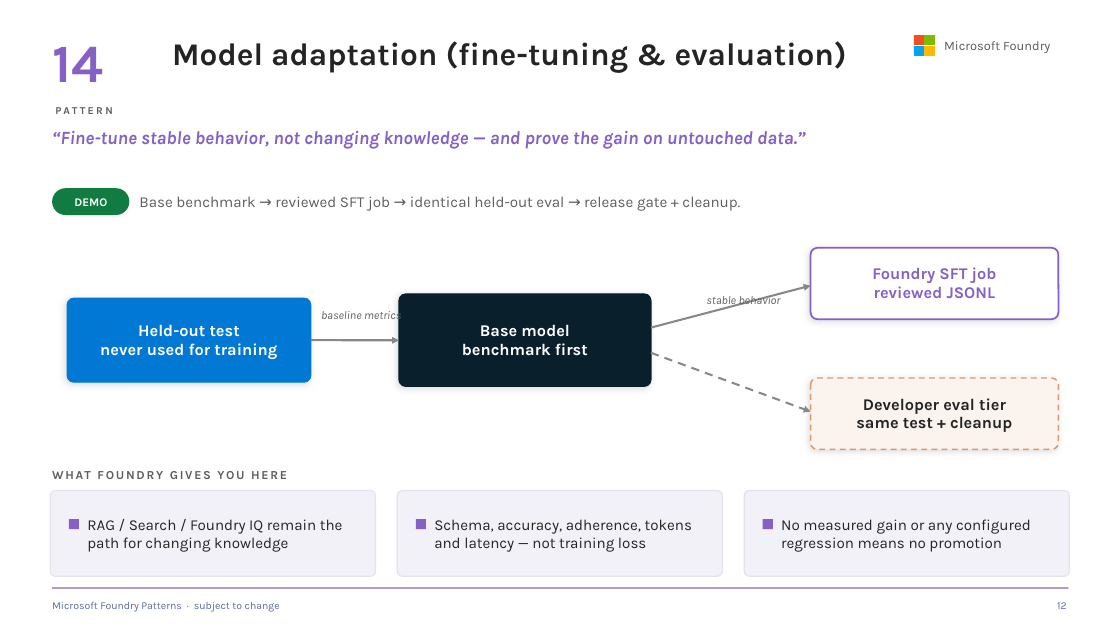
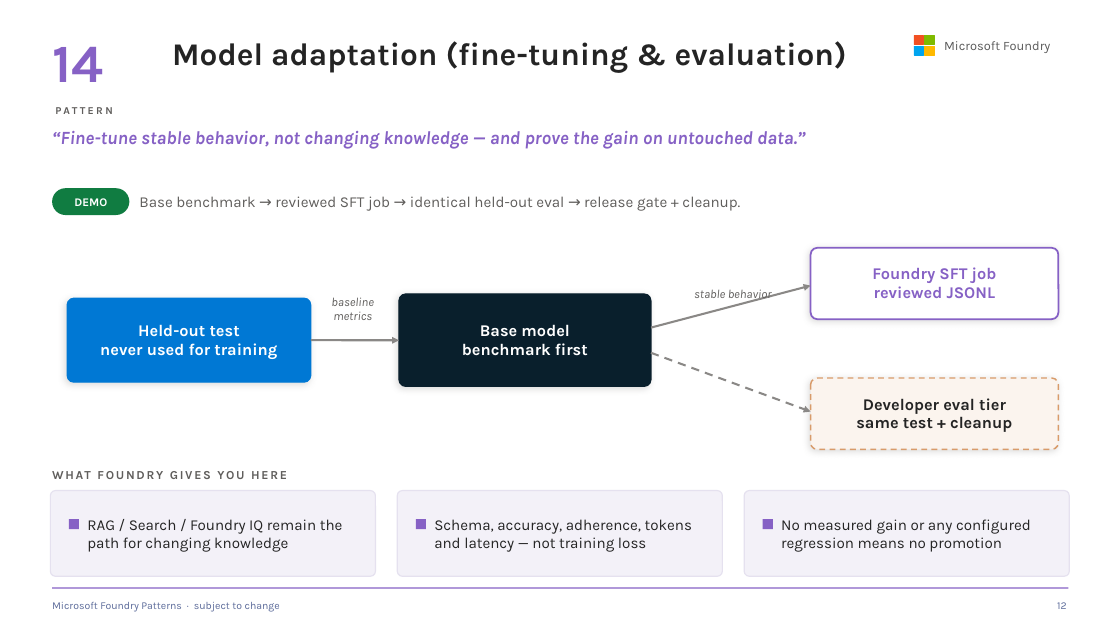
Before and after one commit to SridharArrabelly/foundry-pattern-library, a slide deck: slide 12 of foundry-patterns.pptx. Drawn at 1120x630 pixels with LibreOffice and Linux fonts; fonts in the diff are those of the drawing. Boxes give left, top, right and bottom in pixels: in the first picture for what was removed or moved away, otherwise in the second. Text is boxed around its words. In the diff, an @@ line names an element or a change of style, - is before the commit and + after.

```diff
--- a/foundry-patterns.pptx
+++ b/foundry-patterns.pptx
@@ text at (331,297,373,320): text changed; size 10 to 10.5 pt @@
-baseline metrics
+baseline
+metrics
@@ text "stable behavior": place and size @@
-text "stable behavior" at (706,293,781,307)
+text "stable behavior" at (694,289,772,301)
@@ text "stable behavior" at (694,289,772,301): size 10 to 10.5 pt @@
```
Also in this commit, not shown: 2 other slides changed, 1 other file.
